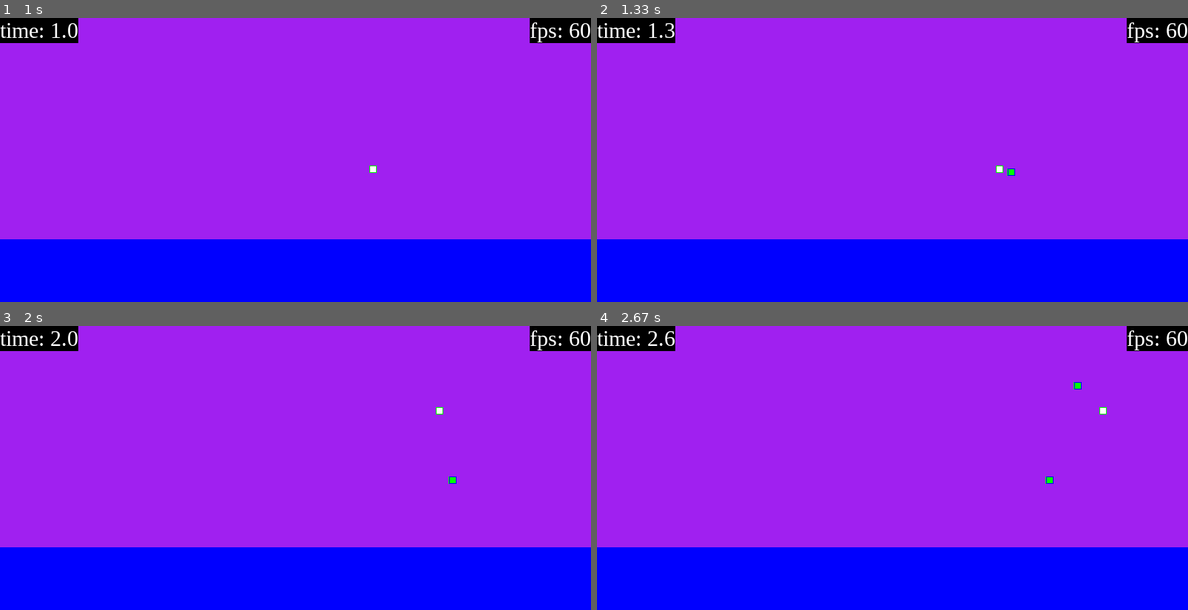
Above: before the commit, frames 1-4 (two rows, left to right).
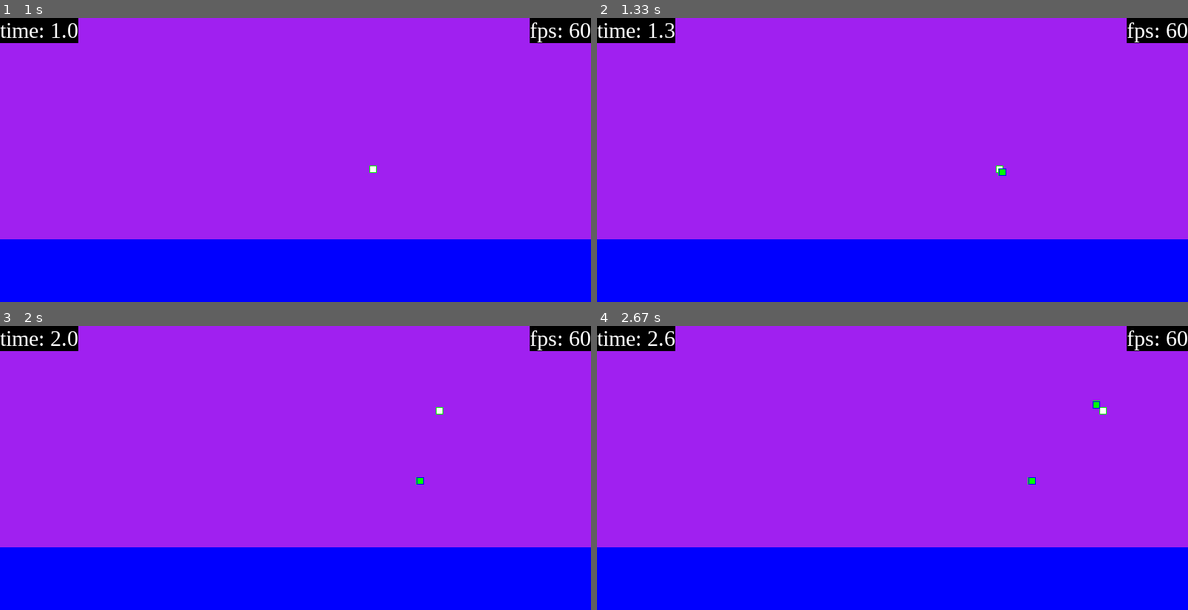
Above: after the commit, the same moments.

Repository: JPaoloMaloles/Pygame-Shooter
Game: pygame game, started from gamecycle.py
Same seed, same stepped clock (60 frames per second), same inputs: the game is played once before the commit and once after it.
Inputs (mouse positions are in pixels of both pictures, inside the frame that each line leads up to):
- Up to frame 1 (1 s): tap Space at 0.33 s; hold D from 0.67 s (still down)
- Up to frame 2 (1.33 s): release D at 1.13 s; press the mouse at (1046, 168) at 1.2 s; move the mouse to (998, 165) at 1.3 s
- Up to frame 3 (2 s): release the mouse at (360, 473) at 1.43 s; hold W 1.5-1.8 s; move the mouse to (106, 416) at 1.53 s; hold D from 1.83 s (still down)
- Up to frame 4 (2.67 s): release D at 2.3 s; click "time: 2.3" at 2.38 s

Frame 1 is identical in both runs. In frame 2, less than 0.1% of the frame differs, in the area x 67-71%, y 52-56%; in frame 3, less than 0.1%; in frame 4, 0.1%, in the area x 72-86%, y 19-56%.

Commit message:
modified projectile speed

Diff:
--- a/Projectiles.py
+++ b/Projectiles.py
@@ -20,25 +20,26 @@
         self.target_position = input["mouse_position"]
 
     def shoot(self):
-        print(f' mouse x position is {self.target_position.x}')
+        print(f'&&&&&&&&&&&&&&&&&&&&&&&&&&&&&&&: {self.target_position}')
         if abs((self.target_position.x - self.position.x)/0.5) >= 0.5:
             if self.target_position.x > self.position.x:
                 self.position.x = self.position.x + \
                     ((self.target_position.x - self.position.x) /
-                     ((self.target_position.x - self.position.x)/2))
+                     ((self.target_position.x - self.position.x)/0.5))
             else:
                 self.position.x = self.position.x - \
                     ((self.target_position.x - self.position.x) /
-                     ((self.target_position.x - self.position.x)/2))
+                     ((self.target_position.x - self.position.x)/0.5))
         if abs((self.target_position.y - self.position.y)/0.5) >= 0.5:
             if self.target_position.y > self.position.y:
                 self.position.y = self.position.y + \
                     ((self.target_position.y - self.position.y) /
-                     ((self.target_position.y - self.position.y)/2))
+                     ((self.target_position.y - self.position.y)/0.5))
             else:
                 self.position.y = self.position.y - \
                     ((self.target_position.y - self.position.y) /
-                     ((self.target_position.y - self.position.y)/2))
+                     ((self.target_position.y - self.position.y)/0.5))
+
 
 
 
@@ -51,66 +52,22 @@
         dynamic_mouse_position = pygame.Vector2(
             pygame.mouse.get_pos()[0], pygame.mouse.get_pos()[1])
 
-        print(f' mouse x position is {dynamic_mouse_position.x}')
+        print(f'&&&&&&&&&&&&&&&&&&&&&&&&&&&&&&&: {dynamic_mouse_position}')
         if abs((dynamic_mouse_position.x - self.position.x)/0.5) >= 0.5:
             if dynamic_mouse_position.x > self.position.x:
                 self.position.x = self.position.x + \
                     ((dynamic_mouse_position.x - self.position.x) /
-                     ((dynamic_mouse_position.x - self.position.x)/2))
+                     ((dynamic_mouse_position.x - self.position.x)/0.5))
             else:
                 self.position.x = self.position.x - \
                     ((dynamic_mouse_position.x - self.position.x) /
-                     ((dynamic_mouse_position.x - self.position.x)/2))
+                     ((dynamic_mouse_position.x - self.position.x)/0.5))
         if abs((dynamic_mouse_position.y - self.position.y)/0.5) >= 0.5:
             if dynamic_mouse_position.y > self.position.y:
                 self.position.y = self.position.y + \
                     ((dynamic_mouse_position.y - self.position.y) /
-                     ((dynamic_mouse_position.y - self.position.y)/2))
+                     ((dynamic_mouse_position.y - self.position.y)/0.5))
             else:
                 self.position.y = self.position.y - \
                     ((dynamic_mouse_position.y - self.position.y) /
-                     ((dynamic_mouse_position.y - self.position.y)/2))
-
-
-# class CreateProjectile:
-#     def __init__(self, input):
-#         self.projectile_color = input["projectile_color"]
-#         self.position = pygame.Vector2(
-#             input['x_position'], input['y_position'])
-#         self.projectile = pygame.Surface((10, 10))
-#         self.rectangle = test_surface.get_rect(topleft=(self.position))
-
-#     def fill(self):
-#         self.projectile.fill(f'{self.projectile_color}')
-#         display_surface.blit(self.projectile, self.position)
-#         print(f"projectile rendered at {self.position}")
-#         print(f'player position at {player_pos}')
-
-#     def chase(self):
-#         a = self.position.x
-#         b = self.position.y
-#         print(f'&&&&&&&&&&&&&&&&&&&&&&&&&&&&&&&: {player_pos.x}')
-#         print(f'&&&&&&&&&&&&&&&&&&&&&&&&&&&&&&&: {self.position.x}')
-#         # print(
-#         #     f'&&&&&&&&&&&&&&&&&&&&&&&&&&&&&&&: {(player_pos.x - self.position.x)/0.5}')
-#         if abs((player_pos.x - self.position.x)/0.5) >= 0.5:
-#             print(f'@@@@@@@@@@@@@@@@@@@@@@@@@@ {((a - player_pos.x)/0.5):12f}')
-#             if player_pos.x > self.position.x:
-#                 self.position.x = self.position.x + \
-#                     ((player_pos.x - self.position.x) /
-#                      ((player_pos.x - self.position.x)/0.5))
-#             else:
-#                 self.position.x = self.position.x - \
-#                     ((player_pos.x - self.position.x) /
-#                      ((player_pos.x - self.position.x)/0.5))
-#         if abs((player_pos.y - self.position.y)/0.5) >= 0.5:
-#             print(
-#                 f'!!!!!!!!!!!!!!!!!!!!!!!! {((b - player_pos.y)/0.5):12f}')
-#             if player_pos.y > self.position.y:
-#                 self.position.y = self.position.y + \
-#                     ((player_pos.y - self.position.y) /
-#                      ((player_pos.y - self.position.y)/0.5))
-#             else:
-#                 self.position.y = self.position.y - \
-#                     ((player_pos.y - self.position.y) /
-#                      ((player_pos.y - self.position.y)/0.5))
+                     ((dynamic_mouse_position.y - self.position.y)/0.5))
--- a/gamecycle.py
+++ b/gamecycle.py
@@ -81,6 +81,24 @@
         player_position.x -= 300 * dt
     if keys[pygame.K_d]:
         player_position.x += 300 * dt
+
+def player_click(time_since_last_projectile_created):
+    mouse_click = pygame.mouse.get_pressed()
+    if time_passed - time_since_last_projectile_created >= 1:
+        if mouse_click[0]:
+            time_since_last_projectile_created = time_passed
+            existing_projectiles.append("f")
+            existing_projectiles[len(existing_projectiles)-1] = BlastProjectile(
+                {'color': 'green', 'x_position': player_position.x, 'y_position': player_position.y, 'mouse_position': pygame.Vector2(
+                    pygame.mouse.get_pos()[0], pygame.mouse.get_pos()[1])})
+        if mouse_click[2]:
+            time_since_last_projectile_created = time_passed
+            existing_projectiles.append("f")
+            existing_projectiles[len(existing_projectiles)-1] = FollowProjectile(
+                {'color': 'Pink', 'x_position': player_position.x, 'y_position': player_position.y, 'mouse_position': pygame.Vector2(
+                    pygame.mouse.get_pos()[0], pygame.mouse.get_pos()[1])})
+    return time_since_last_projectile_created
+
 
 
 # ------------------------------------------------------ game cycle
@@ -128,7 +146,7 @@
     #         print(player)
     #     print('=====')
         player_movement(player_position)
-        # player_click()
+        time_since_last_projectile_created = player_click(time_since_last_projectile_created)
         # keys = pygame.key.get_pressed()
         # if keys[pygame.K_w]:
         #     player_position.y -= 300 * dt
@@ -139,21 +157,6 @@
         # if keys[pygame.K_d]:
         #     player_position.x += 300 * dt
 
-        mouse_click = pygame.mouse.get_pressed()
-        if time_passed - time_since_last_projectile_created >= 1:
-            if mouse_click[0]:
-                time_since_last_projectile_created = time_passed
-                existing_projectiles.append("f")
-                existing_projectiles[len(existing_projectiles)-1] = BlastProjectile(
-                    {'color': 'green', 'x_position': player_position.x, 'y_position': player_position.y, 'mouse_position': pygame.Vector2(
-                        pygame.mouse.get_pos()[0], pygame.mouse.get_pos()[1])})
-            if mouse_click[2]:
-                time_since_last_projectile_created = time_passed
-                existing_projectiles.append("f")
-                existing_projectiles[len(existing_projectiles)-1] = FollowProjectile(
-                    {'color': 'Pink', 'x_position': player_position.x, 'y_position': player_position.y, 'mouse_position': pygame.Vector2(
-                        pygame.mouse.get_pos()[0], pygame.mouse.get_pos()[1])})
-
         # print(f'@@@@@@@@@@@@@ {player_position.x}')
         # print(f'~~~~~~~~~~~~~ {player_position.y}')
         create_enemy()
